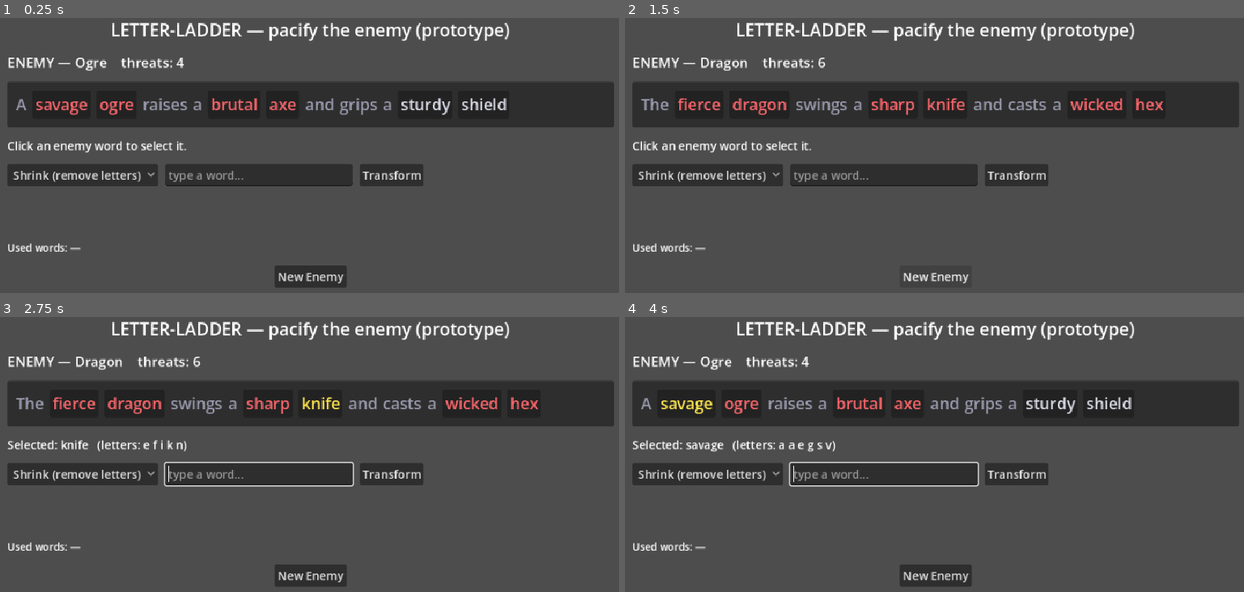
Above: before the commit, frames 1-4 (two rows, left to right).
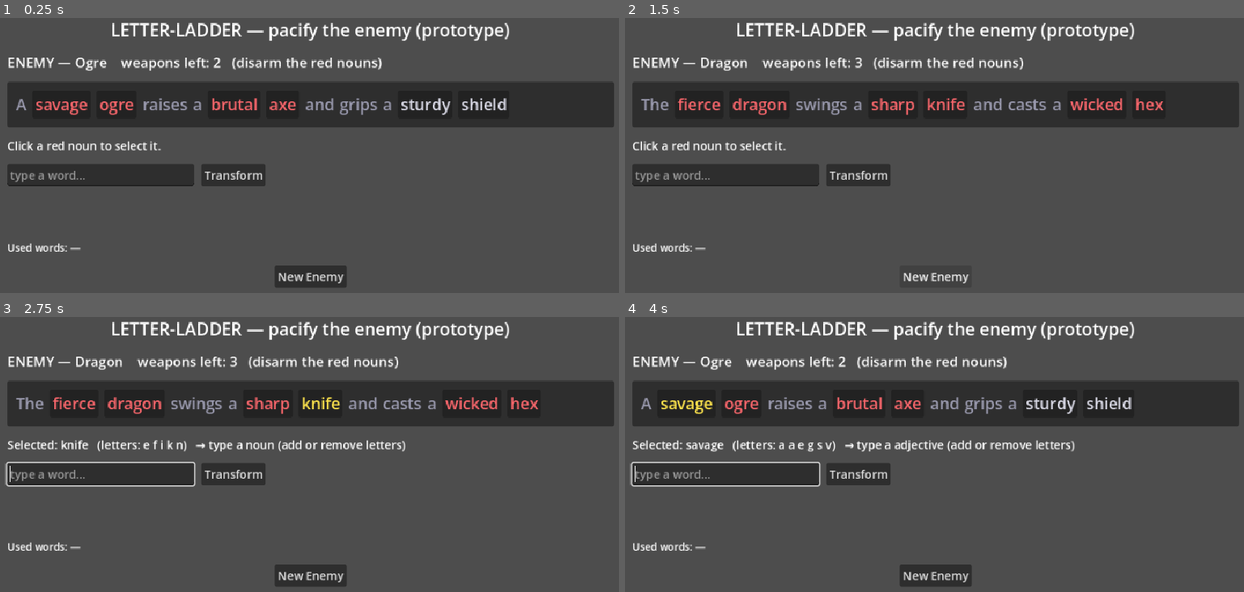
Above: after the commit, the same moments.

Repository: mattloper/wordbane
Game: Godot game, scene res://ladder.tscn
Two runs of this game, one before a commit and one after it. Both use one fixed random seed, a clock stepped at 60 frames per second and the inputs below. This scene is started directly instead of the project's main scene.
Inputs:
- Up to frame 1 (0.25 s): no input
- Up to frame 2 (1.5 s): click "Transform" at 0.5 s; click "New Enemy" at 1.25 s
- Up to frame 3 (2.75 s): click "knife" at 2 s
- Up to frame 4 (4 s): click "New Enemy" at 2.75 s; click "savage" at 3.5 s

The runs differ from the first frame. In frame 1, 3.9% of the frame differs, in the area x 1-69%, y 14-62%; in frame 2, 3.9%; in frame 3, 4.7%; in frame 4, 4.8%, in the area x 0-73%, y 14-62%.

Commit message:
Letter-ladder: enforce same-POS transforms (noun->noun, adj->adj), auto-detect shrink/grow (drop mode toggle), win = disarm negative nouns. Data showed negative adjectives (fierce/savage) have 0 same-POS non-neg ladders, so weapons are the nouns. Update selftests

Diff:
--- a/game/core/word_ladder.gd
+++ b/game/core/word_ladder.gd
@@ -2,15 +2,14 @@
 ##
 ## A move takes a target word's letters and the player types a new real word that
 ## is either a strict SUBSET (shrink: remove letters) or strict SUPERSET (grow:
-## add letters) of them — never a substitution. Bidirectional + no-reuse means you
-## can always move (big words shrink, small words grow) without dead-ends.
+## add letters) of them — never a substitution — and the SAME part of speech, so
+## the sentence stays grammatical (noun->noun, adjective->adjective). Both
+## directions are always allowed and auto-detected: big words shrink, small words
+## grow, so you never dead-end. No word may be reused in a battle.
 ##
 ## Backed by the build-time dictionary (word -> {pos, sentiment}); pure data, no UI.
 class_name WordLadder
 extends RefCounted
-
-const MODE_SHRINK := "shrink"
-const MODE_GROW := "grow"
 
 var words: Dictionary = {}  # word -> {pos, sentiment}
 
@@ -50,9 +49,11 @@
 	return true
 
 
-## Validate a typed transform of `target` under `mode`, given already-used words.
-## Returns {ok: bool, reason: String, pos, sentiment} (tags present only if ok).
-func validate(typed: String, target: String, mode: String, used: Array) -> Dictionary:
+## Validate a typed transform of `target`. The result must be a real word, the
+## same `required_pos` (pass "" to skip), a strict subset OR superset of the
+## target's letters (direction auto-detected), and not already `used`.
+## Returns {ok, reason, pos, sentiment, direction} (tags/direction only if ok).
+func validate(typed: String, target: String, required_pos: String, used: Array) -> Dictionary:
 	var w := typed.strip_edges().to_lower()
 	var t := target.to_lower()
 	if w == "":
@@ -64,15 +65,20 @@
 	if not is_word(w):
 		return {"ok": false, "reason": "'%s' isn't in the dictionary" % w}
 
-	if mode == MODE_SHRINK:
-		if w.length() >= t.length() or not is_submultiset(w, t):
-			return {"ok": false, "reason": "shrink: use only letters from '%s'" % t}
-	elif mode == MODE_GROW:
-		if w.length() <= t.length() or not is_submultiset(t, w):
-			return {"ok": false, "reason": "grow: must contain all letters of '%s'" % t}
+	# Same part of speech, so the sentence stays grammatical.
+	var pos: String = tags(w).get("pos", "other")
+	if required_pos != "" and pos != required_pos:
+		return {"ok": false, "reason": "'%s' is a %s — need a %s" % [w, pos, required_pos]}
+
+	# Auto-detect direction: pure subset (shrink) or pure superset (grow).
+	var direction := ""
+	if w.length() < t.length() and is_submultiset(w, t):
+		direction = "shrink"
+	elif w.length() > t.length() and is_submultiset(t, w):
+		direction = "grow"
 	else:
-		return {"ok": false, "reason": "unknown mode"}
+		return {"ok": false, "reason":
+			"'%s' must add to OR remove from the letters of '%s' (no swaps)" % [w, t]}
 
-	var tg := tags(w)
-	return {"ok": true, "reason": "", "pos": tg.get("pos", "other"),
-		"sentiment": tg.get("sentiment", "neutral")}
+	return {"ok": true, "reason": "", "pos": pos,
+		"sentiment": tags(w).get("sentiment", "neutral"), "direction": direction}
--- a/game/ladder.gd
+++ b/game/ladder.gd
@@ -1,11 +1,13 @@
 ## Letter-ladder prototype (2D).
 ##
-## Proves the core idea: pacify an enemy by rewriting its sentence with word
-## ladders. Click an enemy word, pick Shrink or Grow, and type a real word made
-## from its letters (subset to shrink, superset to grow). The word is replaced and
-## re-tagged; turn the whole sentence non-negative to win. No word may be reused.
+## Proves the core idea: disarm an enemy by rewriting its weapon words with word
+## ladders. Click a red NOUN, then type a real word made from its letters — add or
+## remove letters (direction auto-detected), same part of speech (noun->noun). The
+## word is replaced and re-tagged; disarm every negative noun to win. Adjectives
+## are multipliers (clickable adj->adj, but harmless once their noun is gone), so
+## the goal is the nouns. No word may be reused.
 ##
-## This is a focused slice (pacify only — no HP/turns yet) to test the feel.
+## This is a focused slice (disarm only — no HP/turns yet) to test the feel.
 ## Run with:  godot --path game ladder.tscn
 extends Control
 
@@ -20,11 +22,17 @@
 var _used: Array = []          # words spent this battle (no reuse)
 var _won := false
 
+# Token kind -> required part of speech for a transform (keeps the sentence grammatical).
+const KIND_POS := {
+	GameLogic.KIND_ITEM: "noun",
+	GameLogic.KIND_CREATURE: "noun",
+	GameLogic.KIND_ADJ: "adjective",
+}
+
 # UI.
 var _header: Label
 var _row: HFlowContainer
 var _selinfo: Label
-var _mode: OptionButton
 var _entry: LineEdit
 var _msg: Label
 var _used_label: Label
@@ -74,13 +82,9 @@
 	_selinfo = _label("Click an enemy word to select it.", 16)
 	col.add_child(_selinfo)
 
-	# Mode + entry row.
+	# Entry row (no shrink/grow toggle — either direction is auto-detected).
 	var controls := HBoxContainer.new()
 	controls.add_theme_constant_override("separation", 10)
-	_mode = OptionButton.new()
-	_mode.add_item("Shrink (remove letters)", 0)
-	_mode.add_item("Grow (add letters)", 1)
-	controls.add_child(_mode)
 	_entry = LineEdit.new()
 	_entry.placeholder_text = "type a word…"
 	_entry.custom_minimum_size = Vector2(260, 0)
@@ -130,19 +134,32 @@
 
 
 func _refresh() -> void:
-	var threats := GameLogic.count_negative(_enemy.tokens)
-	_header.text = "ENEMY — %s    threats: %d" % [_enemy.name, threats]
+	var threats := _negative_nouns()
+	_header.text = "ENEMY — %s    weapons left: %d   (disarm the red nouns)" % [
+		_enemy.name, threats]
 	_render_words()
 	if _selected >= 0:
-		var w: String = _enemy.tokens[_selected].get("text", "")
-		var letters := " ".join(_sorted_letters(w))
-		_selinfo.text = "Selected: %s   (letters: %s)" % [w, letters]
+		var tok: Dictionary = _enemy.tokens[_selected]
+		var w: String = tok.get("text", "")
+		var pos: String = KIND_POS.get(tok.get("kind", ""), "?")
+		_selinfo.text = "Selected: %s   (letters: %s)   → type a %s (add or remove letters)" % [
+			w, " ".join(_sorted_letters(w)), pos]
 	else:
-		_selinfo.text = "Click an enemy word to select it."
+		_selinfo.text = "Click a red noun to select it."
 	_used_label.text = "Used words: " + (", ".join(_used) if not _used.is_empty() else "—")
 	if threats == 0 and not _won:
 		_won = true
-		_msg.text = "✅ PACIFIED — %s has no menacing words left! (New Enemy to play again)" % _enemy.name
+		_msg.text = "✅ DISARMED — %s has no weapons left! (New Enemy to play again)" % _enemy.name
+
+
+## Negative noun-kind words (owner + items) are the weapons to disarm.
+func _negative_nouns() -> int:
+	var n := 0
+	for t in _enemy.tokens:
+		if t.get("kind", "") in [GameLogic.KIND_ITEM, GameLogic.KIND_CREATURE] \
+				and t.get("sentiment", "") == GameLogic.NEGATIVE:
+			n += 1
+	return n
 
 
 func _render_words() -> void:
@@ -182,22 +199,22 @@
 	if _selected < 0:
 		_msg.text = "Pick a word first."
 		return
-	var target: String = _enemy.tokens[_selected].get("text", "")
-	var mode := WordLadder.MODE_SHRINK if _mode.selected == 0 else WordLadder.MODE_GROW
-	var typed := _entry.text
-	var r := _ladder.validate(typed, target, mode, _used)
+	var tok: Dictionary = _enemy.tokens[_selected]
+	var target: String = tok.get("text", "")
+	var required_pos: String = KIND_POS.get(tok.get("kind", ""), "")
+	var r := _ladder.validate(_entry.text, target, required_pos, _used)
 	if not r.get("ok", false):
 		_msg.text = "✗ " + str(r.get("reason", "invalid"))
 		return
 	# Apply: rewrite the word in place, re-tag its sentiment.
-	var w := typed.strip_edges().to_lower()
-	var was_sent: String = _enemy.tokens[_selected].get("sentiment", "")
-	_enemy.tokens[_selected]["text"] = w
-	_enemy.tokens[_selected]["sentiment"] = r.get("sentiment", "neutral")
+	var w := _entry.text.strip_edges().to_lower()
+	var was_sent: String = tok.get("sentiment", "")
+	tok["text"] = w
+	tok["sentiment"] = r.get("sentiment", "neutral")
 	_used.append(w)
 	_entry.text = ""
-	_msg.text = "✓ %s → %s  (%s %s, was %s)" % [
-		target, w, r.get("pos", "?"), r.get("sentiment", "?"), was_sent]
+	_msg.text = "✓ %s → %s  (%s, %s, was %s)" % [
+		target, w, r.get("direction", "?"), r.get("sentiment", "?"), was_sent]
 	_refresh()
 
 
--- a/game/selftest.gd
+++ b/game/selftest.gd
@@ -126,18 +126,22 @@
 	_check(not wl.words.is_empty(), "dictionary loads")
 	_check(wl.is_word("knife") and wl.is_word("fine"), "known words present")
 
-	# knife -> fine: a valid shrink that flips negative -> positive.
-	var ok := wl.validate("fine", "knife", WordLadder.MODE_SHRINK, [])
-	_check(ok.get("ok", false) and ok.get("sentiment", "") == GameLogic.POSITIVE,
-		"shrink knife->fine is valid and positive")
-	# wolf -> wonderful: a valid grow (bidirectional escapes dead-ends).
-	var grow := wl.validate("wonderful", "wolf", WordLadder.MODE_GROW, [])
-	_check(grow.get("ok", false), "grow wolf->wonderful is valid")
+	# knife -> fin: a valid same-POS shrink (noun -> noun), direction auto-detected.
+	var shrink := wl.validate("fin", "knife", "noun", [])
+	_check(shrink.get("ok", false) and shrink.get("direction", "") == "shrink",
+		"shrink knife->fin is valid (noun->noun)")
+	# wolf -> airflow: a valid same-POS grow (bidirectional escapes dead-ends).
+	var grow := wl.validate("airflow", "wolf", "noun", [])
+	_check(grow.get("ok", false) and grow.get("direction", "") == "grow",
+		"grow wolf->airflow is valid (noun->noun)")
+	# POS mismatch is rejected (knife->fine would be noun->adjective).
+	var posbad := wl.validate("fine", "knife", "noun", [])
+	_check(not posbad.get("ok", false), "POS mismatch knife->fine (noun->adj) is rejected")
 	# Reuse is rejected.
-	var reuse := wl.validate("fine", "knife", WordLadder.MODE_SHRINK, ["fine"])
+	var reuse := wl.validate("fin", "knife", "noun", ["fin"])
 	_check(not reuse.get("ok", false), "reused word is rejected")
 	# Substitution (not pure add/remove) is rejected.
-	var subst := wl.validate("wife", "knife", WordLadder.MODE_SHRINK, [])
+	var subst := wl.validate("wife", "knife", "noun", [])
 	_check(not subst.get("ok", false), "substitution (knife->wife) is rejected")
 
 	if _failures == 0:
